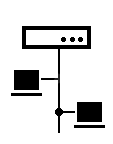
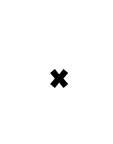
Revision of a layered 113×144 image; what changed, layer by layer:
"×": opacity 15% → 100%, painted on it over bbox(50, 69, 69, 88)
"connections": opacity 100% → 10%, painted on it over bbox(55, 108, 63, 116)
"cables": opacity 100% → 10%, painted on it over bbox(40, 47, 76, 133)
added layer "disconnected pc" (12%) above "network pc" over bbox(11, 70, 40, 94)
renamed "pcs" to "network pc", opacity 100% → 10%, painted on it over bbox(11, 70, 105, 128)
"router front": opacity 100% → 12%, painted on it over bbox(61, 37, 83, 42)
"router body": opacity 100% → 10%, painted on it over bbox(22, 26, 91, 49)
